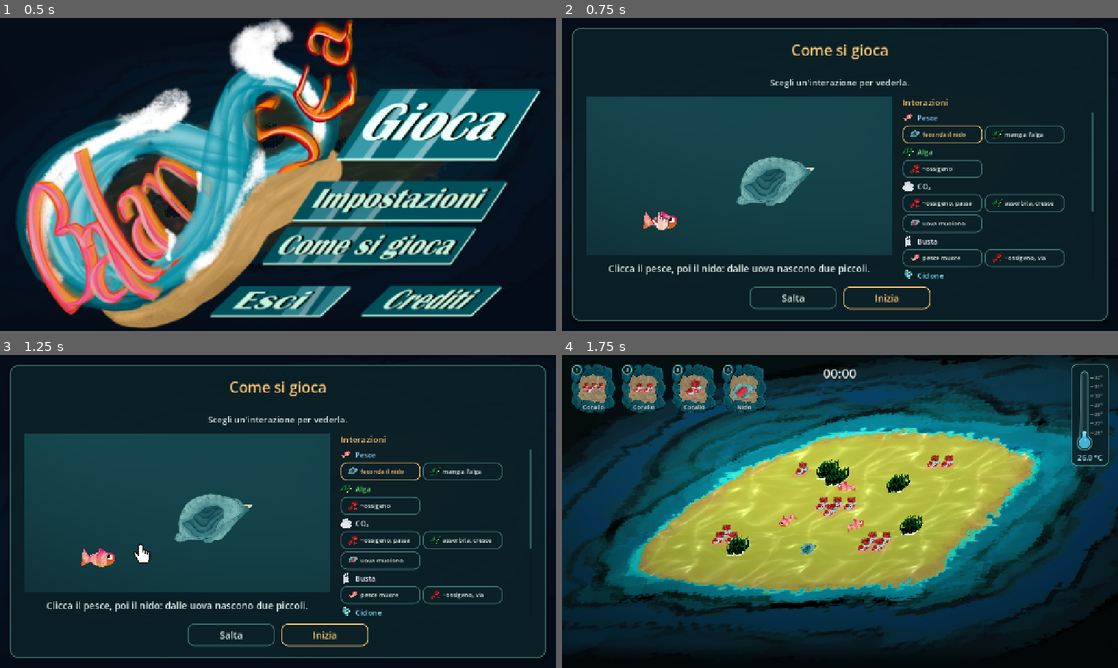
Above: before the commit, frames 1-4 (two rows, left to right).
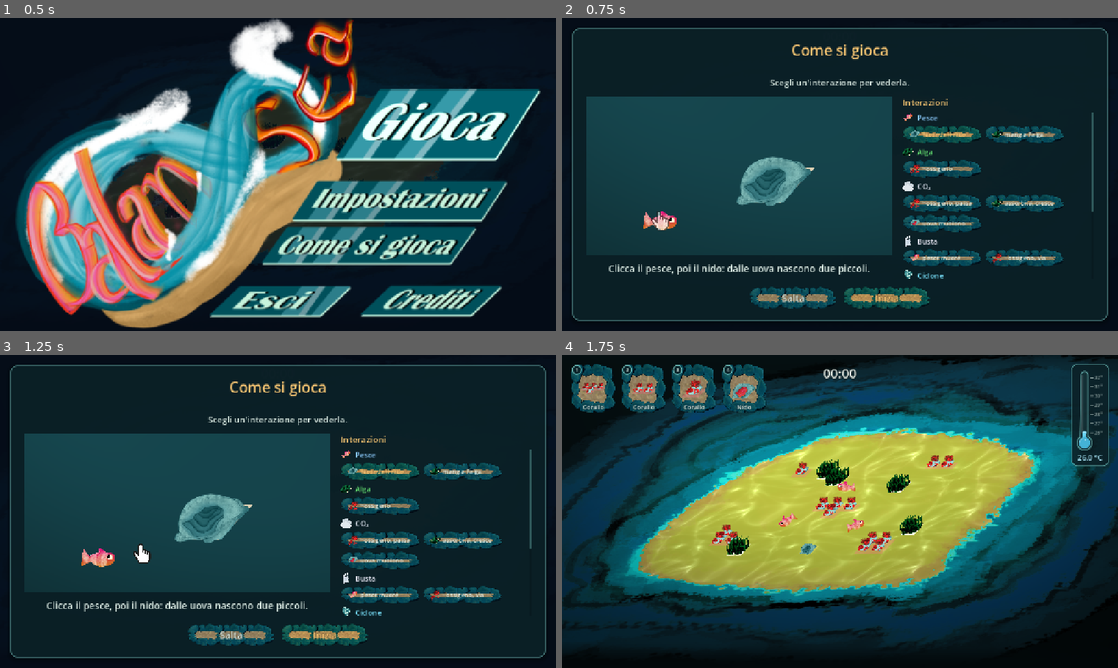
Above: after the commit, the same moments.

Repository: TakFog/rgj2026
Game: Godot game, scene res://main/main.tscn
Two runs of this game, one before a commit and one after it. Both use one fixed random seed, a clock stepped at 60 frames per second and the inputs below. Sound files missing from this copy of the repository are replaced by a short silence.
Inputs (mouse positions are in pixels of both pictures, inside the frame that each line leads up to):
- Up to frame 1 (0.5 s): no input
- Up to frame 2 (0.75 s): click (1001, 124) at 0.5 s
- Up to frame 3 (1.25 s): no input
- Up to frame 4 (1.75 s): click "Salta" at 1.25 s

Frame 1 is identical in both runs. In frame 2, 7.5% of the frame differs, in the area x 33-91%, y 34-94%; in frame 3, 7.5%; in frame 4, nothing differs.

Commit message:
Frame in-game buttons with the stone ring, keep the main menu flat

Diff:
--- a/ui/b_main_menu.gd
+++ b/ui/b_main_menu.gd
@@ -61,6 +61,7 @@
 	_credits_panel.visible = false
 	add_child(_credits_panel)
 	_settings_panel = SettingsPanel.new()
+	_settings_panel.flat_buttons = true
 	_settings_panel.visible = false
 	_settings_panel.closed.connect(_on_settings_closed)
 	_settings_panel.button_pressed.connect(func() -> void: button_pressed.emit())
@@ -225,7 +226,7 @@
 
 
 func _button(text: String) -> Button:
-	return SeaStyle.menu_button(text)
+	return SeaStyle.menu_button(text, true)
 
 
 func _on_play_pressed() -> void:
--- a/ui/b_settings_panel.gd
+++ b/ui/b_settings_panel.gd
@@ -11,6 +11,9 @@
 const LABEL_WIDTH := 90.0
 const SLIDER_WIDTH := 260.0
 const VALUE_WIDTH := 56.0
+
+## Plain sea-card buttons, to match the main menu; stone frame otherwise.
+var flat_buttons := false
 
 var _music_slider: HSlider
 var _effects_slider: HSlider
@@ -48,7 +51,7 @@
 	_music_slider = _add_volume_row(box, "Musica")
 	_effects_slider = _add_volume_row(box, "Effetti")
 
-	var back := SeaStyle.menu_button("Indietro")
+	var back := SeaStyle.menu_button("Indietro", flat_buttons)
 	back.size_flags_horizontal = Control.SIZE_SHRINK_CENTER
 	back.pressed.connect(_on_back_pressed)
 	box.add_child(back)
--- a/ui/sea_style.gd
+++ b/ui/sea_style.gd
@@ -15,6 +15,15 @@
 const HOVER_TEXT_COLOR := Color(1, 1, 1)
 
 const BUTTON_PADDING := Vector2(18, 7)
+## Small copy of the inventory cards' stone ring, nine-sliced around buttons:
+## corner stones kept whole, edge stones tiled along the sides.
+const BUTTON_FRAME_TEXTURE := preload("res://assets/ui/button_frame.png")
+## Source pixels kept unscaled at each corner of the button frame.
+const BUTTON_FRAME_MARGIN := 16.0
+## Frame tints per state, like InventoryCard's frame.
+const BUTTON_HOVER_TINT := Color(1.15, 1.15, 1.15)
+const BUTTON_PRESSED_TINT := Color(1.25, 1.12, 0.9)
+const BUTTON_DISABLED_TINT := Color(0.6, 0.62, 0.62, 0.8)
 const PANEL_PADDING := Vector2(32, 26)
 const TRACK_HEIGHT := 7
 const GRABBER_RADIUS := 10
@@ -85,19 +94,38 @@
 	return line
 
 
-## A standard menu button: shared size, font size and sea-card styling.
-static func menu_button(text: String) -> Button:
+## A standard menu button: shared size, font size and stone-frame styling
+## (`flat` keeps the main menu's plain sea-card look instead).
+static func menu_button(text: String, flat := false) -> Button:
 	var button := Button.new()
 	button.text = text
 	button.custom_minimum_size = BUTTON_SIZE
 	button.add_theme_font_size_override("font_size", BUTTON_FONT_SIZE)
-	style_button(button)
+	if flat:
+		style_flat_button(button)
+	else:
+		style_button(button)
 	return button
 
 
-## Restyles a Button as a sea card: soft rim at rest, sea-glass lift on hover,
-## sand rim when pressed.
+## Restyles a Button as a stone-framed card, like the inventory cards: brighter
+## on hover, warm when pressed, dimmed when disabled.
 static func style_button(button: Button) -> void:
+	_apply_button_colors(button)
+	var pressed := stone_box(BUTTON_PRESSED_TINT)
+	button.add_theme_stylebox_override("normal", stone_box(Color.WHITE))
+	button.add_theme_stylebox_override("hover", stone_box(BUTTON_HOVER_TINT))
+	button.add_theme_stylebox_override("pressed", pressed)
+	button.add_theme_stylebox_override("hover_pressed", pressed)
+	button.add_theme_stylebox_override("disabled", stone_box(BUTTON_DISABLED_TINT))
+	# Dark outline keeps the label readable over the mottled stones.
+	button.add_theme_color_override("font_outline_color", SHADOW_COLOR)
+	button.add_theme_constant_override("outline_size", 4)
+
+
+## Restyles a Button as a plain sea card (main menu): soft rim at rest,
+## sea-glass lift on hover, sand rim when pressed.
+static func style_flat_button(button: Button) -> void:
 	var normal := _padded(card_box(0.45, 2))
 	normal.shadow_size = 0
 
@@ -117,6 +145,16 @@
 	disabled.bg_color = DISABLED_BG_COLOR
 	disabled.shadow_size = 0
 
+	_apply_button_colors(button)
+	button.add_theme_stylebox_override("normal", normal)
+	button.add_theme_stylebox_override("hover", hover)
+	button.add_theme_stylebox_override("pressed", pressed)
+	button.add_theme_stylebox_override("hover_pressed", pressed)
+	button.add_theme_stylebox_override("disabled", disabled)
+
+
+## Focus ring, caption colours and cursor shared by both button looks.
+static func _apply_button_colors(button: Button) -> void:
 	# Keyboard focus: a thin light ring on the existing rim, not a second
 	# outline floating outside the button.
 	var focus := StyleBoxFlat.new()
@@ -125,12 +163,6 @@
 	focus.set_border_width_all(2)
 	focus.set_corner_radius_all(CORNER_RADIUS)
 	focus.anti_aliasing = true
-
-	button.add_theme_stylebox_override("normal", normal)
-	button.add_theme_stylebox_override("hover", hover)
-	button.add_theme_stylebox_override("pressed", pressed)
-	button.add_theme_stylebox_override("hover_pressed", pressed)
-	button.add_theme_stylebox_override("disabled", disabled)
 	button.add_theme_stylebox_override("focus", focus)
 	button.add_theme_color_override("font_color", CAPTION_COLOR)
 	button.add_theme_color_override("font_hover_color", HOVER_TEXT_COLOR)
@@ -141,25 +173,29 @@
 	button.mouse_default_cursor_shape = Control.CURSOR_POINTING_HAND
 
 
-## Primary action (e.g. Resume): a sea card that is already lit with the sand
-## rim and caption, like a selected inventory card, and glows on hover.
+## Primary action (e.g. Resume): the stone frame already lit warm with a sand
+## caption, like a selected inventory card.
 static func style_highlighted_button(button: Button) -> void:
 	style_button(button)
-	var normal := _padded(card_box(1.0, 2))
-	normal.border_color = SAND_COLOR
-	normal.shadow_size = 0
-
-	var hover := _padded(card_box(1.0, 3))
-	hover.border_color = SAND_COLOR
-	hover.shadow_color = Color(SAND_COLOR, 0.35)
-	hover.shadow_size = 10
-	hover.shadow_offset = Vector2.ZERO
-
-	button.add_theme_stylebox_override("normal", normal)
-	button.add_theme_stylebox_override("hover", hover)
+	button.add_theme_stylebox_override("normal", stone_box(BUTTON_PRESSED_TINT))
 	button.add_theme_color_override("font_color", SAND_COLOR)
 	button.add_theme_color_override("font_focus_color", SAND_COLOR)
 	button.add_theme_color_override("font_hover_color", HOVER_TEXT_COLOR)
+
+
+## Nine-sliced stone frame tinted with `tint`, padded like the sea-card buttons.
+static func stone_box(tint: Color) -> StyleBoxTexture:
+	var box := StyleBoxTexture.new()
+	box.texture = BUTTON_FRAME_TEXTURE
+	box.set_texture_margin_all(BUTTON_FRAME_MARGIN)
+	box.axis_stretch_horizontal = StyleBoxTexture.AXIS_STRETCH_MODE_TILE_FIT
+	box.axis_stretch_vertical = StyleBoxTexture.AXIS_STRETCH_MODE_TILE_FIT
+	box.modulate_color = tint
+	box.content_margin_left = BUTTON_PADDING.x
+	box.content_margin_right = BUTTON_PADDING.x
+	box.content_margin_top = BUTTON_PADDING.y
+	box.content_margin_bottom = BUTTON_PADDING.y
+	return box
 
 
 ## Restyles an HSlider: dark rounded track, aqua fill, sand pearl grabber.
Binary file added: assets/ui/button_frame.png
Not shown, added: assets/ui/button_frame.png.import
